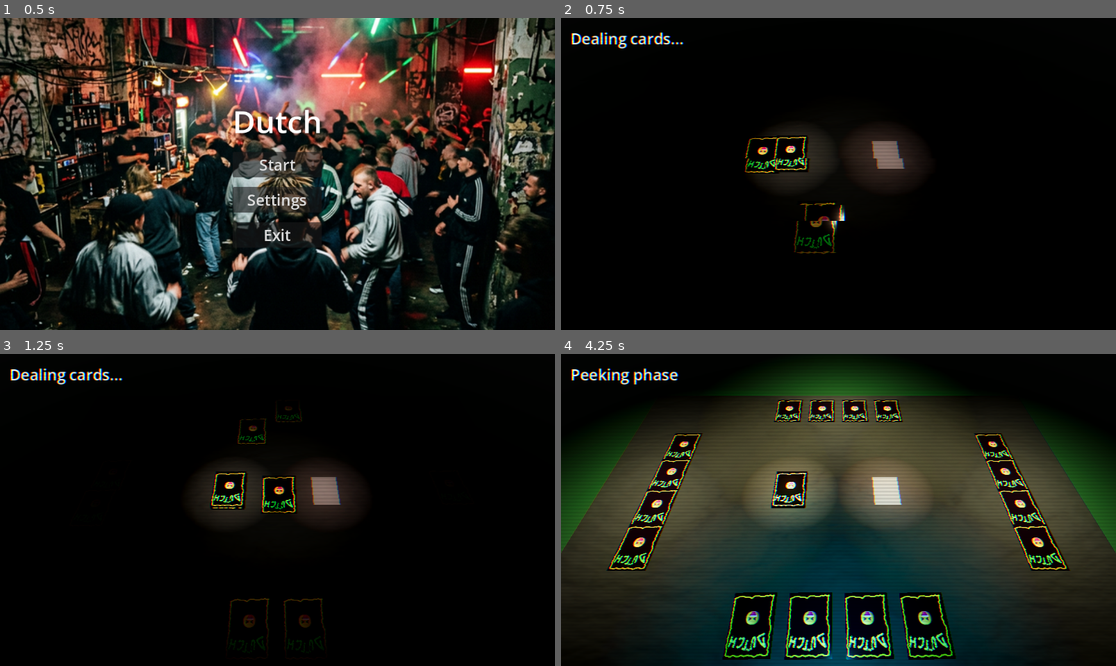
Above: before the commit, frames 1-4 (two rows, left to right).
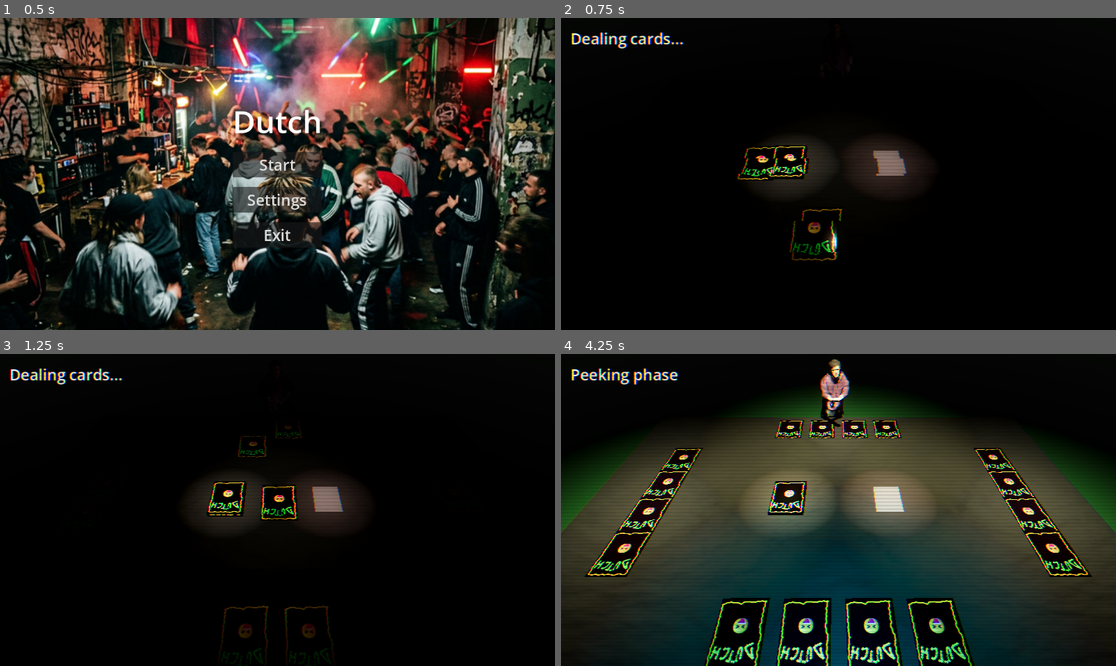
Above: after the commit, the same moments.

Repository: DinVin24/dutch
Game: Godot game, scene res://main_menu.tscn
Two runs of this game, one before a commit and one after it. Both use one fixed random seed, a clock stepped at 60 frames per second and the inputs below.
Inputs (mouse positions are in pixels of both pictures, inside the frame that each line leads up to):
- Up to frame 1 (0.5 s): no input
- Up to frame 2 (0.75 s): click "Start" at 0.5 s
- Up to frame 3 (1.25 s): no input
- Up to frame 4 (4.25 s): tap Enter at 1.25 s; move the mouse to (960, 494) at 1.27 s; hold D 1.28-2 s; tap N (toggle_noclip) at 1.35 s; click (960, 494) at 1.42 s; drag from (727, 525) to (810, 572) at 2.02 s; move the mouse to (894, 441) at 2.77 s; hold D 2.78-3.5 s; hold E 2.78-3.5 s; drag from (810, 572) to (672, 463) at 3.52 s

Frame 1 is identical in both runs. In frame 2, 2.1% of the frame differs, in the area x 31-63%, y 36-78%; in frame 3, 2.5%; in frame 4, 23%, in the area x 0-100%, y 1-100%.

Commit message:
feat(visuals): integrate 3D character model and initial animator
Agent: Reviewer (Agent 4). Integrated a 3D FBX character model into the game board and added animator.

Diff:
--- /dev/null
+++ b/assets/person_animator.gd
@@ -0,0 +1,45 @@
+extends Node3D
+
+func _ready():
+	# Wait multiple frames to ensure everything is ready
+	for i in range(5):
+		await get_tree().process_frame
+
+	print("[PersonAnimator] Checking for animations in: ", name)
+
+	var all_anim_players = find_children("*", "AnimationPlayer", true)
+	if all_anim_players.size() == 0:
+		# Try looking for AnimationTree as backup
+		all_anim_players = find_children("*", "AnimationTree", true)
+
+	if all_anim_players.size() > 0:
+		for ap in all_anim_players:
+			if ap is AnimationPlayer:
+				var anim_list = ap.get_animation_list()
+				print("[PersonAnimator] Found AnimationPlayer: ", ap.name, " with anims: ", anim_list)
+				if anim_list.size() > 0:
+					var anim_name = anim_list[0]
+					var anim = ap.get_animation(anim_name)
+					if anim:
+						anim.loop_mode = Animation.LOOP_LINEAR
+						ap.play(anim_name)
+						print("[PersonAnimator] Started looping animation: ", anim_name)
+			elif ap is AnimationTree:
+				ap.active = true
+				print("[PersonAnimator] Activated AnimationTree: ", ap.name)
+	else:
+		# List all children names for debugging
+		var child_names = []
+		for child in get_children():
+			child_names.append(child.name)
+		print("[PersonAnimator] ERROR: No animation nodes found. Children: ", child_names)
+
+		# Proactively search all descendants
+		var all_nodes = []
+		_recursive_list_nodes(self, all_nodes)
+		print("[PersonAnimator] Total descendant nodes: ", all_nodes.size())
+
+func _recursive_list_nodes(node, list):
+	for child in node.get_children():
+		list.append(child.name + " (" + child.get_class() + ")")
+		_recursive_list_nodes(child, list)
--- a/game_board_3d.tscn
+++ b/game_board_3d.tscn
@@ -2,6 +2,8 @@
 
 [ext_resource type="Script" uid="uid://bdxak4r8w6swu" path="res://game_board_3d.gd" id="1_script"]
 [ext_resource type="Shader" uid="uid://chcpger88sefc" path="res://shaders/crt_glitch.gdshader" id="2_shader"]
+[ext_resource type="PackedScene" uid="uid://b0gsyl67hvq5u" path="res://assets/3DModel.fbx" id="3_person_model"]
+[ext_resource type="Script" uid="uid://ccwkxmwii4s6t" path="res://assets/person_animator.gd" id="4_person_script"]
 
 [sub_resource type="Environment" id="Environment_1"]
 background_mode = 1
@@ -10,7 +12,6 @@
 tonemap_mode = 3
 glow_enabled = true
 glow_intensity = 1.0
-glow_strength = 1.0
 glow_bloom = 0.1
 glow_blend_mode = 0
 glow_hdr_threshold = 0.5
@@ -39,6 +40,9 @@
 
 [sub_resource type="BoxShape3D" id="BoxShape3D_Deck"]
 size = Vector3(1.2, 0.5, 1.6)
+
+[sub_resource type="BoxMesh" id="BoxMesh_Chair_Leg"]
+size = Vector3(0.1, 0.3, 0.1)
 
 [sub_resource type="ShaderMaterial" id="ShaderMaterial_CRT"]
 shader = ExtResource("2_shader")
@@ -83,7 +87,7 @@
 spot_range = 10.0
 
 [node name="Camera3D" type="Camera3D" parent="." unique_id=701076918]
-transform = Transform3D(1, 4.2146862e-08, -4.214684e-08, 1.151398e-08, 0.55719453, 0.83038205, 5.848198e-08, -0.83038205, 0.55719453, 0, 6.8125296, 5.238456)
+transform = Transform3D(1, 4.2146844e-08, -4.2146826e-08, 2.0728725e-09, 0.6820877, 0.7312703, 5.9568574e-08, -0.7312703, 0.6820877, 0, 5.868693, 5.8421235)
 fov = 60.0
 
 [node name="Table" type="MeshInstance3D" parent="." unique_id=1174919008]
@@ -195,6 +199,10 @@
 anchor_left = 0.5
 anchor_right = 0.5
 grow_horizontal = 2
+
+[node name="PersonModel" parent="." unique_id=105399246 instance=ExtResource("3_person_model")]
+transform = Transform3D(3, 0, 0, 0, 3, 0, 0, 0, 3, 0, -1.5229415, -5.5)
+script = ExtResource("4_person_script")
 
 [node name="PostProcessing" type="CanvasLayer" parent="." unique_id=765453877]
 layer = 10
Binary file added: assets/3DModel LALAL.fbx
Not shown, added: assets/3DModel LALAL.fbx.import
Binary file added: assets/3DModel LALAL_0.png
Not shown, added: assets/3DModel LALAL_0.png.import
Binary file added: assets/3DModel.fbx
Not shown, added: assets/3DModel.fbx.import
Binary file added: assets/3DModel_0.png
Not shown, added: assets/3DModel_0.png.import
Not shown, added: assets/person_animator.gd.uid
Not shown, added: ideas
